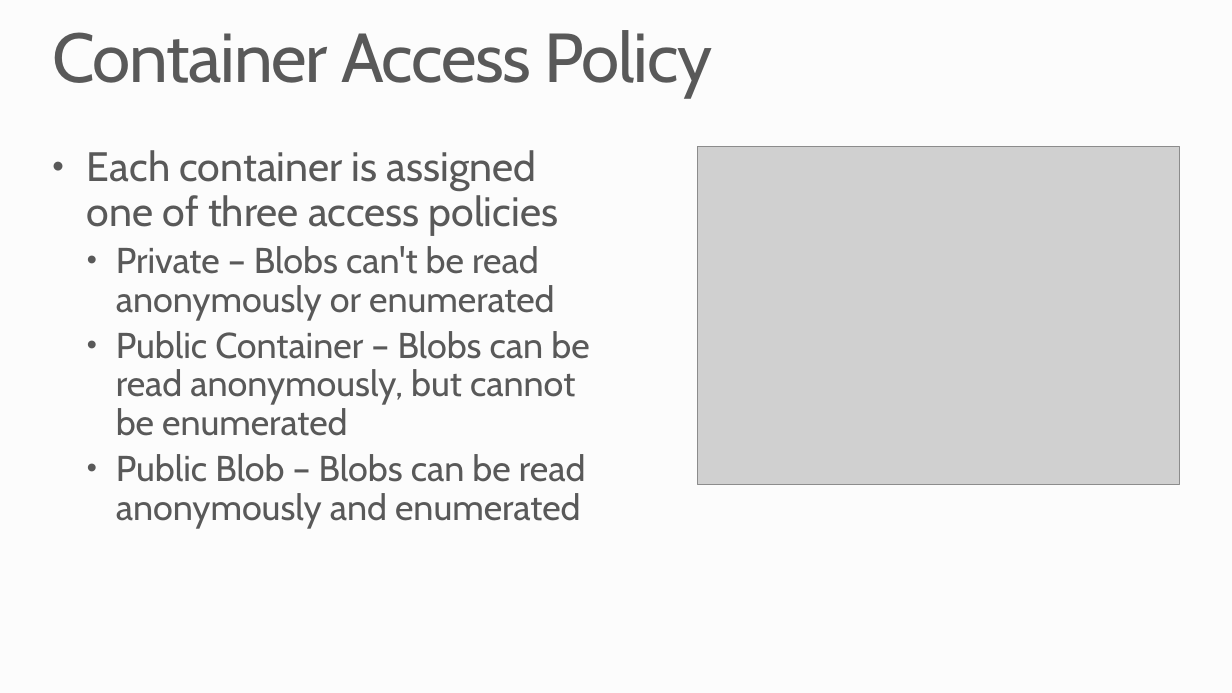
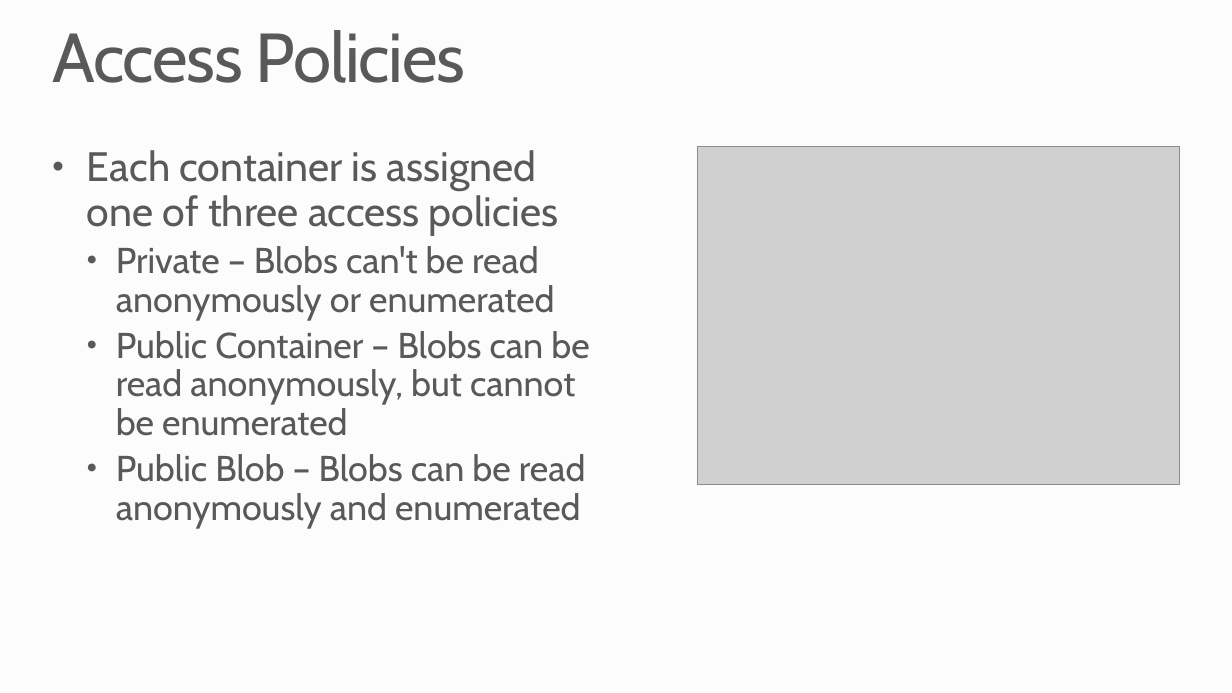
Before and after one commit to MSRConnections/Azure-training-course, a slide deck: slide 5 of Content/Storage/Azure Storage and CLI.pptx. Drawn at 1232x693 pixels with LibreOffice and Linux fonts; fonts in the diff are those of the drawing; grey boxes stand for pictures; background and template pictures are left out. Boxes give left, top, right and bottom in pixels: in the first picture for what was removed or moved away, otherwise in the second. Text is boxed around its words. In the diff, an @@ line names an element or a change of style, - is before the commit and + after.

```diff
--- a/Content/Storage/Azure Storage and CLI.pptx
+++ b/Content/Storage/Azure Storage and CLI.pptx
@@ title at (52, 30, 465, 83): text changed @@
-Container Access Policy
+Access Policies
```
Also in this commit, not shown: 1 other slide changed, 1 slide added, 2 slides removed.
